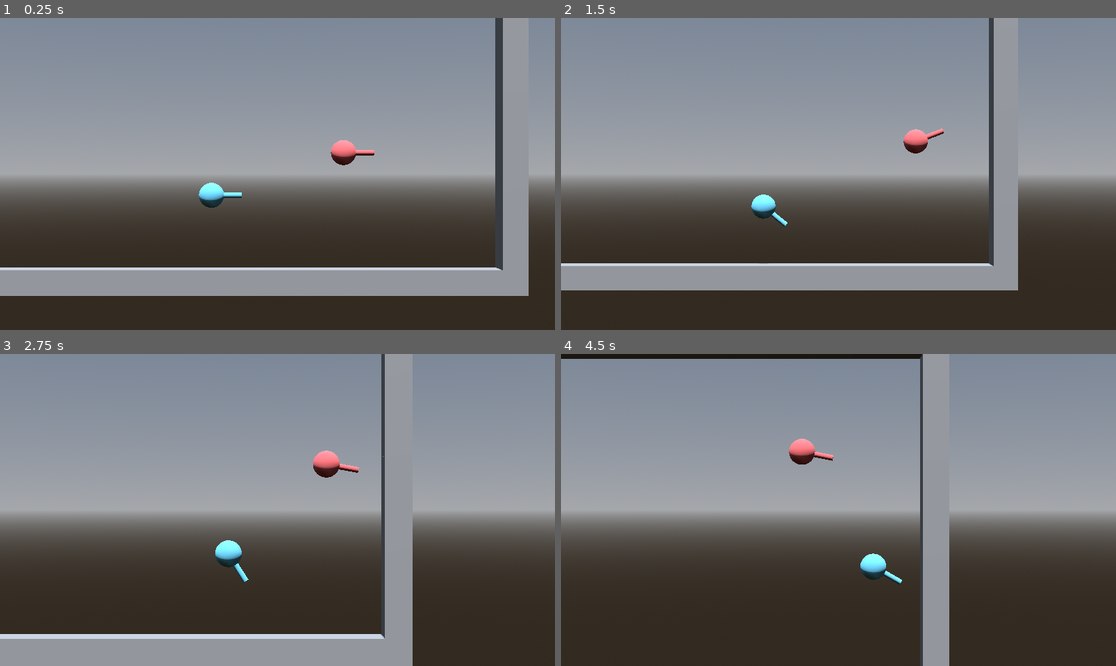
Above: before the commit, frames 1-4 (two rows, left to right).
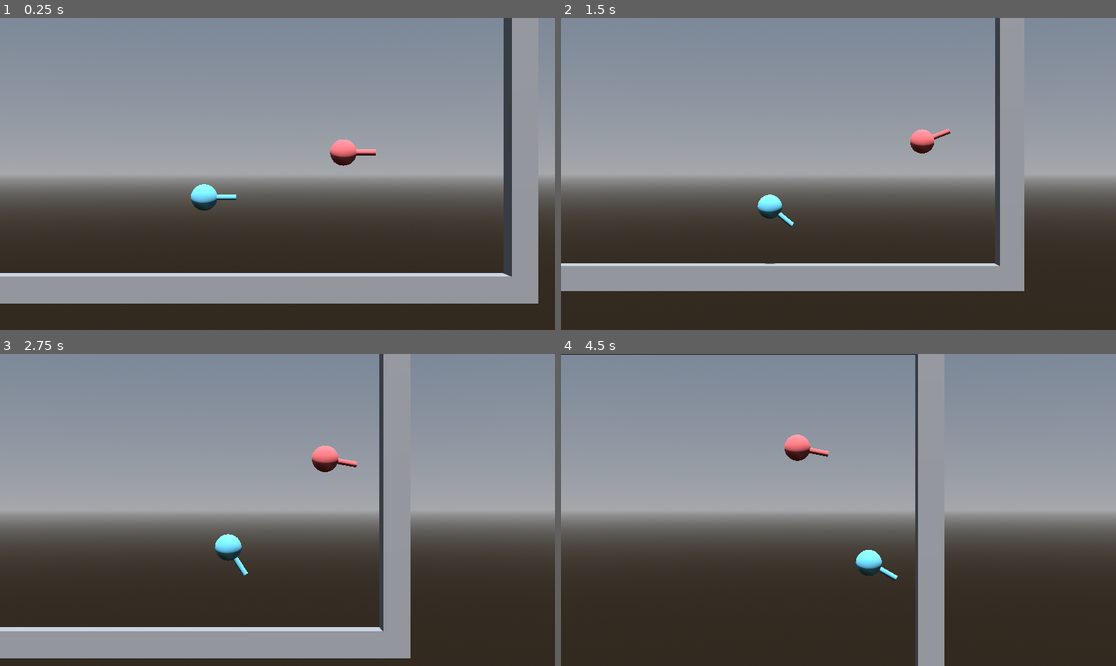
Above: after the commit, the same moments.

Repository: vipsbpig/BallonBird
Game: Godot game, scene res://Scenes/Game.tscn
The game is run twice, just before and just after one commit, with the same random seed, the same clock (stepped at 60 frames per second) and the same inputs.
Inputs (mouse positions are in pixels of both pictures, inside the frame that each line leads up to):
- Up to frame 1 (0.25 s): no input
- Up to frame 2 (1.5 s): tap Enter (jump2) at 0.5 s; move the mouse to (960, 158) at 0.52 s; hold D (move_right) 0.53-1.28 s; hold J (move_left2) 0.53-1.28 s; click (960, 158) at 0.67 s; tap Space (jump) at 0.77 s; move the mouse to (727, 189) at 1.27 s; hold S from 1.28 s (still down); tap L (move_right2) at 1.35 s
- Up to frame 3 (2.75 s): tap Space (jump) at 1.52 s; move the mouse to (333, 441) at 2.02 s; release S at 2.03 s; hold D (move_right) from 2.03 s (still down); hold F from 2.03 s (still down)
- Up to frame 4 (4.5 s): move the mouse to (810, 572) at 2.77 s; release D (move_right) at 2.78 s; release F at 2.78 s; hold W 2.78-3.53 s; tap J (move_left2) at 2.85 s; click (810, 572) at 2.92 s; tap Space (jump) at 3.02, 3.77 s; move the mouse to (1005, 556) at 3.52 s; hold L (move_right2) 3.53-4.28 s; hold A (move_left) from 3.53 s (still down); move the mouse to (672, 463) at 4.27 s; tap F at 4.35 s

The runs differ from the first frame. In frame 1, 8.3% of the frame differs, in the area x 0-97%, y 0-92%; in frame 2, 2.5%; in frame 3, 6.1%; in frame 4, 3.2%.

Commit message:
add follow damp

Diff:
--- a/Scripts/camera_controller.gd
+++ b/Scripts/camera_controller.gd
@@ -8,11 +8,10 @@
 	Global.CameraContoller = self
 
 func _ready() -> void:
+	pCam.set_follow_damping(true)
 	pCam.set_auto_follow_distance(true)
 	pCam.set_auto_follow_distance_min(distanc_min_max.x)
 	pCam.set_auto_follow_distance_max(distanc_min_max.y)
-	#pass
-	#pCam.set_auto_follow_distance(4)
 
 func AppendFollow(follow: Node3D)->void:
 	pCam.append_follow_targets(follow)
